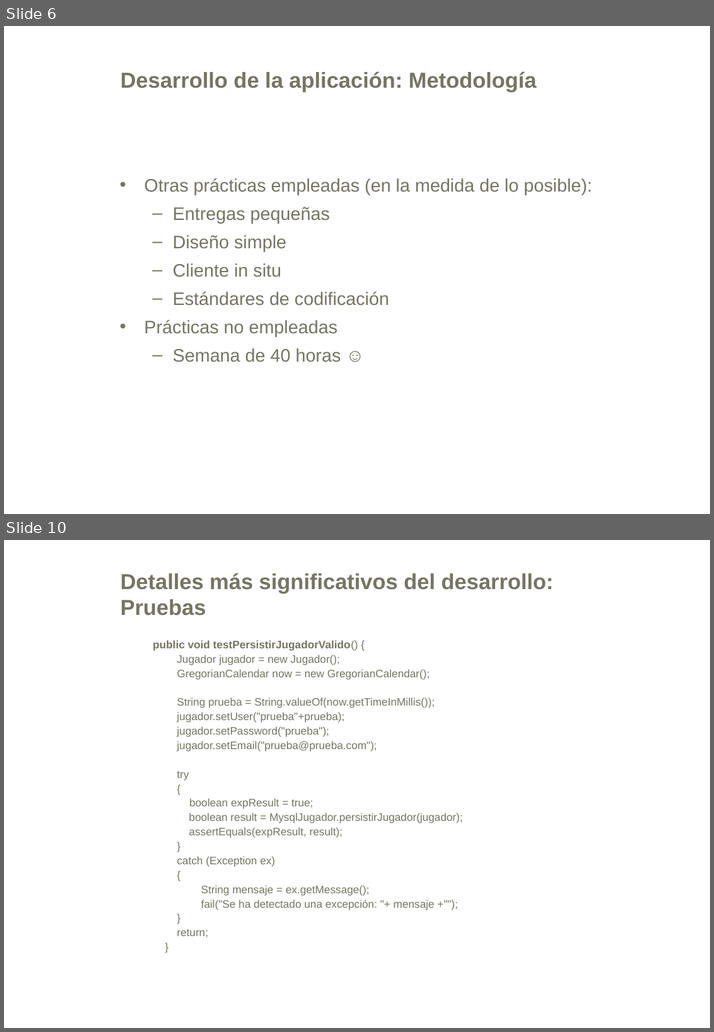
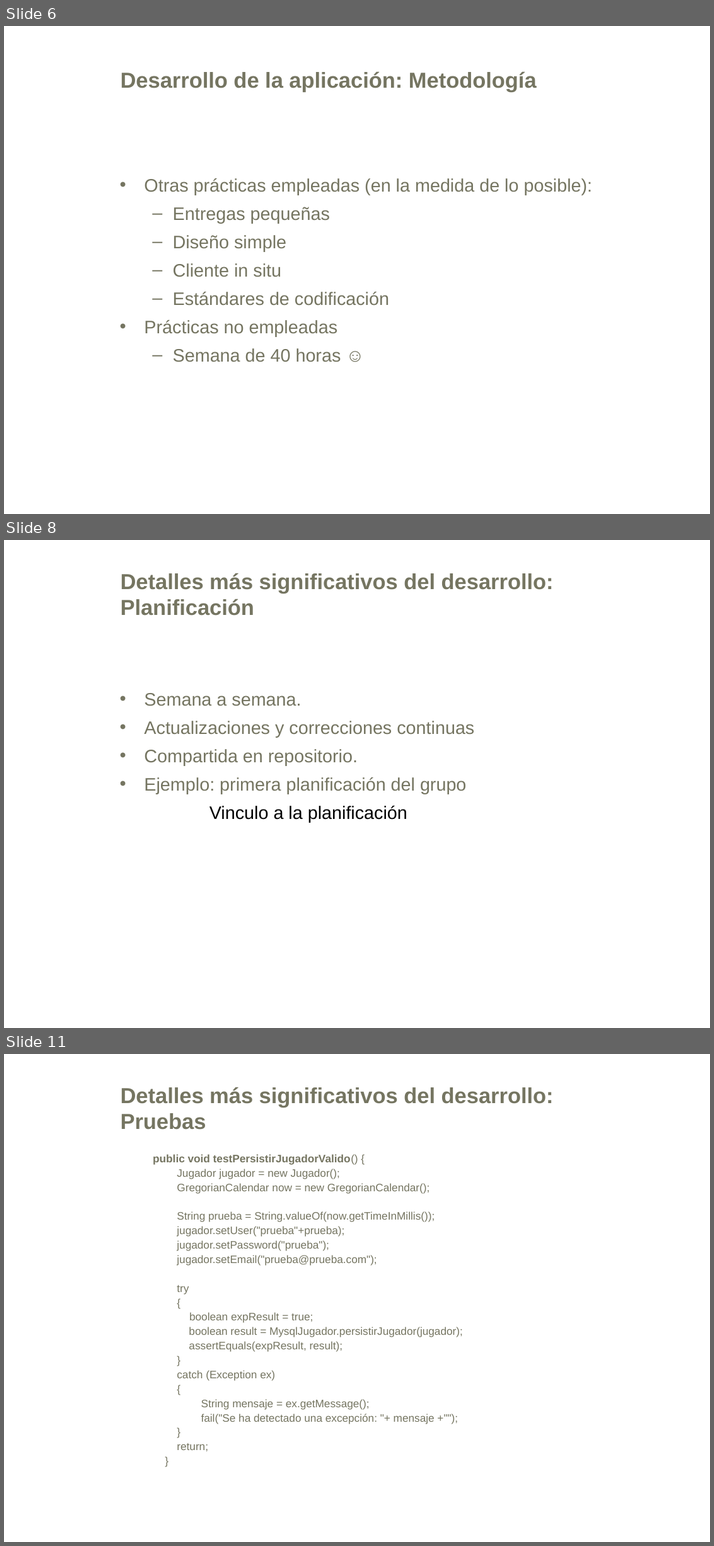
Before and after one commit to Betisman/ris2k, a slide deck: ris2k/doc/presentacion.ppt. Shown one above the other, each under a label of ours: slides 6 and 10 before the commit, slides 6, 8 and 11 after it; the slides between them are not shown. The pictures are 714x1032 and 714x1546 pixels, drawn with LibreOffice and Linux fonts; fonts in the diff are those of the drawing; background and template pictures are left out. Boxes give left, top, right and bottom in pixels: in the first picture for what was removed or moved away, otherwise in the second. Text is boxed around its words. In the diff, an @@ line names an element or a change of style, - is before the commit and + after.

```diff
--- a/ris2k/doc/presentacion.ppt
+++ b/ris2k/doc/presentacion.ppt
@@ slide 8 added at (x1=4, y1=540, x2=710, y2=1028), background #FFFFFF @@
@@ title added at (x1=121, y1=573, x2=553, y2=616), 24 pt, text #757561, bold @@
+Detalles más significativos del desarrollo:
+Planificación
@@ text added at (x1=144, y1=693, x2=474, y2=822), 20 pt, text #757561 @@
+• Semana a semana.
+• Actualizaciones y correcciones continuas
+• Compartida en repositorio.
+• Ejemplo: primera planificación del grupo
+Vinculo a la planificación
@@ page number added at (x1=584, y1=999, x2=671, y2=1021), 15 pt, text #FFFFFF @@
+8
@@ what was slide 10 is now slide 11 @@
```
Also in this commit, not shown: 7 slides changed.
